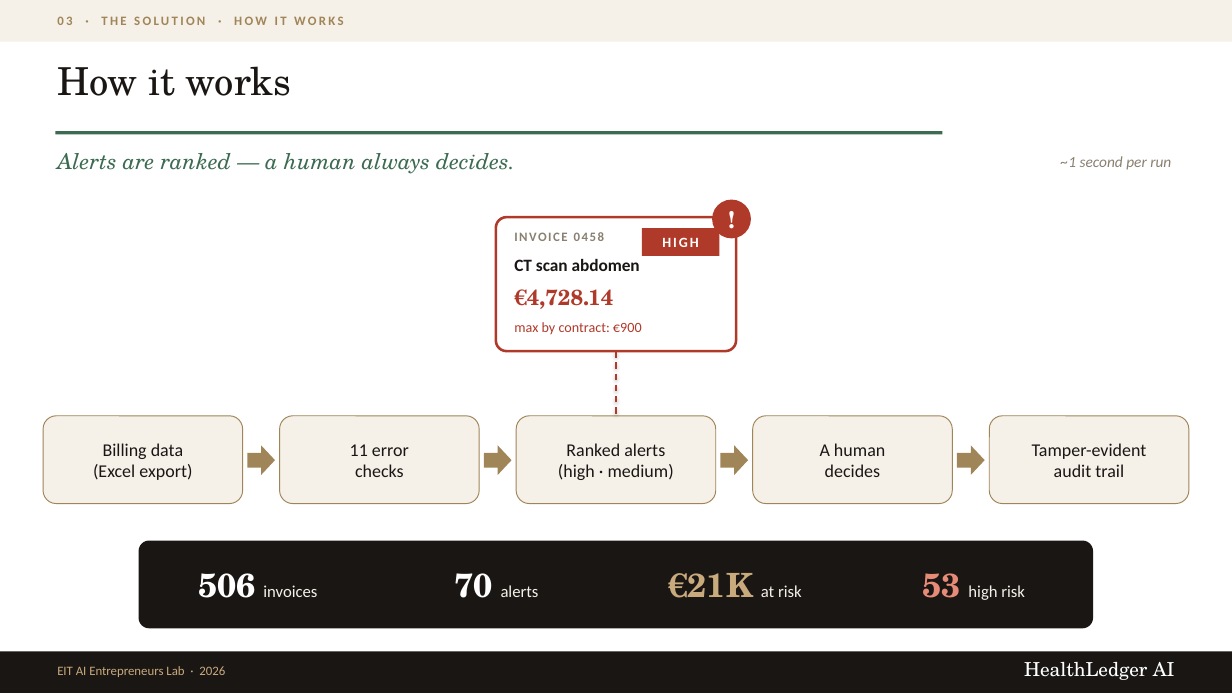
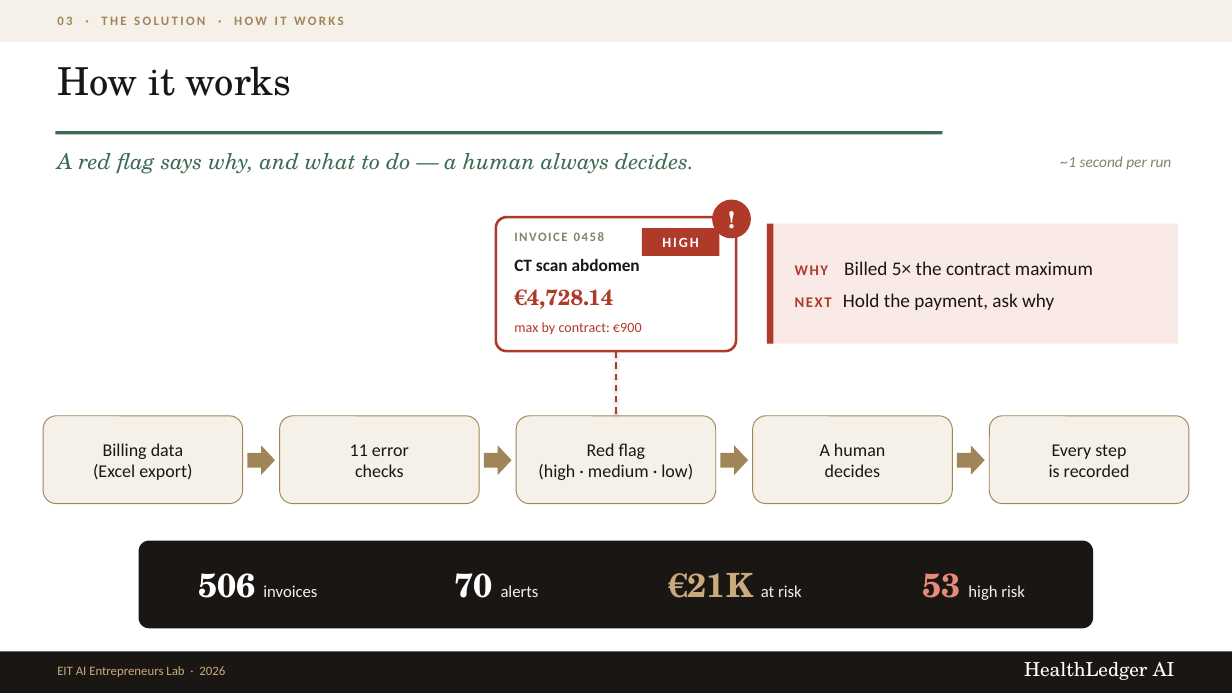
Before and after one commit to mrply97/AI, a slide deck: slide 8 of HealthLedgerAI_EIT_Pitch.pptx. Drawn at 1232x693 pixels with LibreOffice and Linux fonts; fonts in the diff are those of the drawing. Boxes give left, top, right and bottom in pixels: in the first picture for what was removed or moved away, otherwise in the second. Text is boxed around its words. In the diff, an @@ line names an element or a change of style, - is before the commit and + after.

```diff
--- a/HealthLedgerAI_EIT_Pitch.pptx
+++ b/HealthLedgerAI_EIT_Pitch.pptx
@@ text at box(57, 153, 694, 174): text changed @@
-Alerts are ranked — a human always decides.
+A red flag says why, and what to do — a human always decides.
@@ rectangle added at box(767, 224, 1178, 344), fill #FAEAE7 @@
@@ rectangle added at box(767, 224, 774, 344), fill #B03A2A @@
@@ text added at box(795, 261, 1093, 310), 15 pt, text #1A1614 @@
+WHY Billed 5× the contract maximum
+NEXT Hold the payment, ask why
@@ text at box(538, 443, 693, 480): text changed @@
-Ranked alerts
-(high · medium)
+Red flag
+(high · medium · low)
@@ text at box(1049, 444, 1130, 477): text changed @@
-Tamper-evident
-audit trail
+Every step
+is recorded
```
Also in this commit, not shown: 3 other slides changed, 2 other files.
